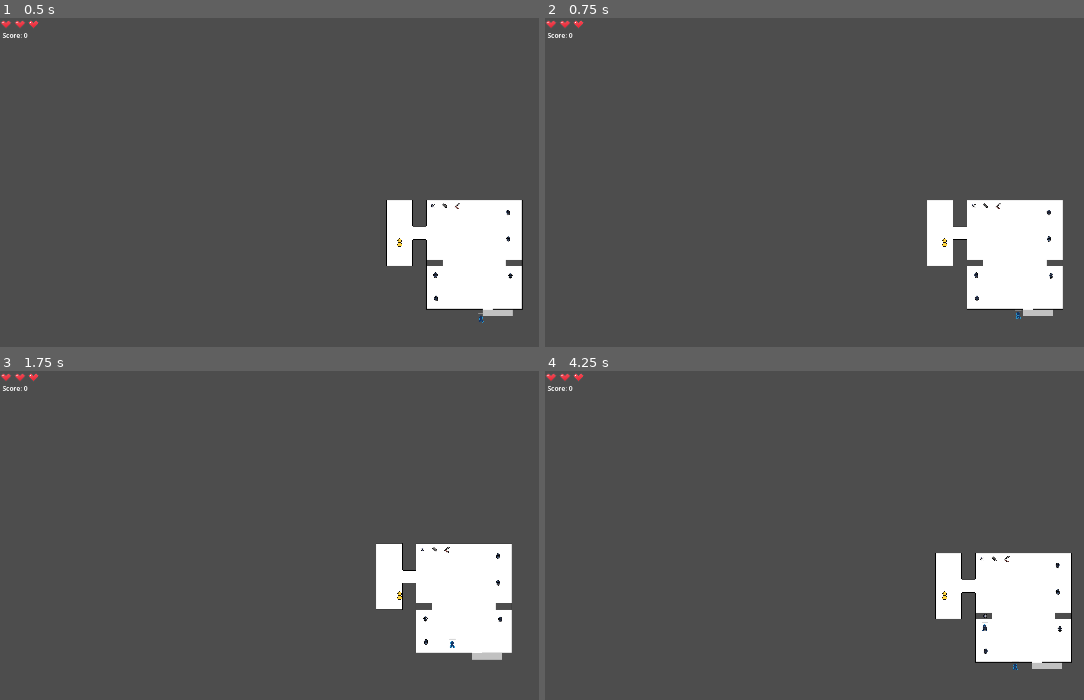
Above: before the commit, frames 1-4 (two rows, left to right).
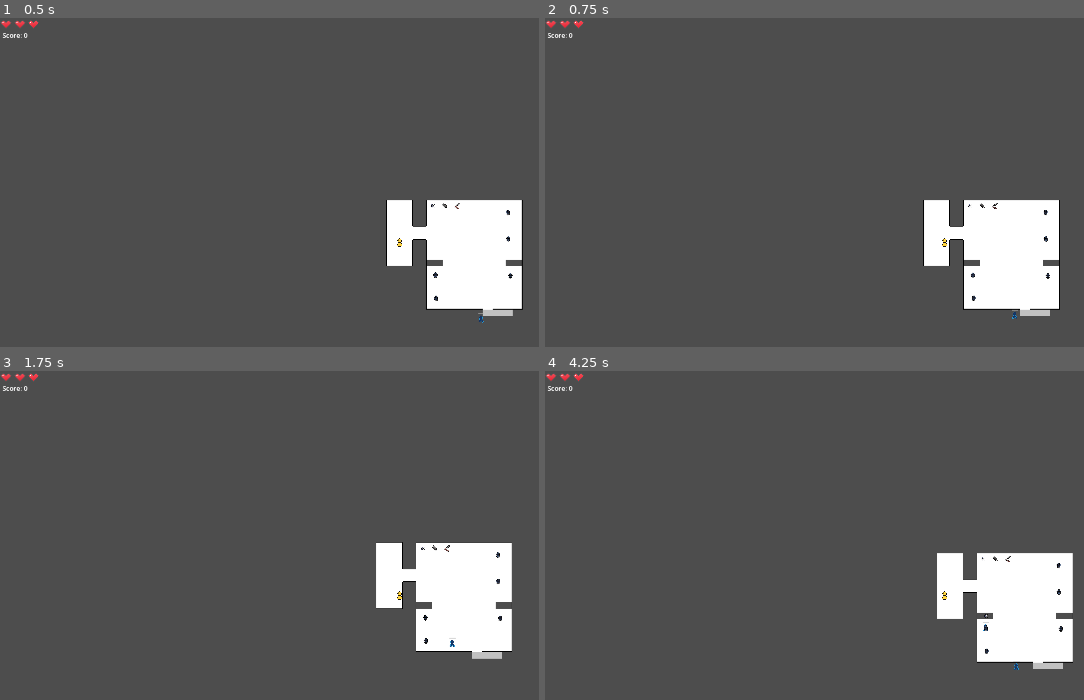
Above: after the commit, the same moments.

Repository: b0nnyy/BarberGame2D
Game: Godot game, scene res://Levels/d_level_salon_01.tscn
Same seed, same stepped clock (60 frames per second), same inputs: the game is played once before the commit and once after it. This scene is started directly instead of the project's main scene.
Inputs:
- Up to frame 1 (0.5 s): no input
- Up to frame 2 (0.75 s): tap Enter at 0.5 s; hold D (right) from 0.53 s (still down); hold Shift (sprint, bound only after the commit) from 0.53 s (still down)
- Up to frame 3 (1.75 s): tap Space at 1.25 s; release D (right) at 1.28 s; release Shift (sprint, bound only after the commit) at 1.28 s; hold S (down) from 1.28 s (still down); tap E (use_item) at 1.35 s; tap Shift (sprint, bound only after the commit) at 1.55 s
- Up to frame 4 (4.25 s): release S (down) at 2.03 s; hold D (right) 2.03-2.78 s; hold Shift (sprint, bound only after the commit) 2.03-2.78 s; hold W (up) 2.78-3.53 s; tap Shift (sprint, bound only after the commit) at 2.85, 3.8 s; hold A (left) from 3.53 s (still down); hold E (use_item) from 3.53 s (still down)

Frame 1 is identical in both runs. In frame 2, 0.9% of the frame differs, in the area x 70-97%, y 55-92%; in frame 3, 0.4%; in frame 4, 0.5%.

Commit message:
Added Sprint to character

Diff:
--- a/Characters/player.gd
+++ b/Characters/player.gd
@@ -5,6 +5,7 @@
 @onready var heart3 = $HeartBar/HBoxContainer/Heart3
 
 @export var move_speed: float = 100
+@export var sprint_speed: float = 180
 @export var starting_direction: Vector2 = Vector2(0, 1)
 
 @onready var animation_tree = $AnimationTree
@@ -18,11 +19,18 @@
 	update_hearts()
 
 func _physics_process(_delta):
+
 	var input_direction = Vector2(
 		Input.get_action_strength("right") - Input.get_action_strength("left"),
 		Input.get_action_strength("down") - Input.get_action_strength("up")
 	)
-	velocity = input_direction * move_speed
+
+	var current_speed = move_speed
+
+	if Input.is_action_pressed("sprint"):
+		current_speed = sprint_speed
+
+	velocity = input_direction * current_speed
 	move_and_slide()
 	update_hearts()
 
--- a/project.godot
+++ b/project.godot
@@ -63,6 +63,12 @@
 , Object(InputEventJoypadButton,"resource_local_to_scene":false,"resource_name":"","device":-1,"button_index":2,"pressure":0.0,"pressed":true,"script":null)
 ]
 }
+sprint={
+"deadzone": 0.2,
+"events": [Object(InputEventKey,"resource_local_to_scene":false,"resource_name":"","device":-1,"window_id":0,"alt_pressed":false,"shift_pressed":false,"ctrl_pressed":false,"meta_pressed":false,"pressed":false,"keycode":0,"physical_keycode":4194325,"key_label":0,"unicode":0,"location":0,"echo":false,"script":null)
+, Object(InputEventJoypadButton,"resource_local_to_scene":false,"resource_name":"","device":-1,"button_index":7,"pressure":0.0,"pressed":true,"script":null)
+]
+}
 
 [physics]
 
